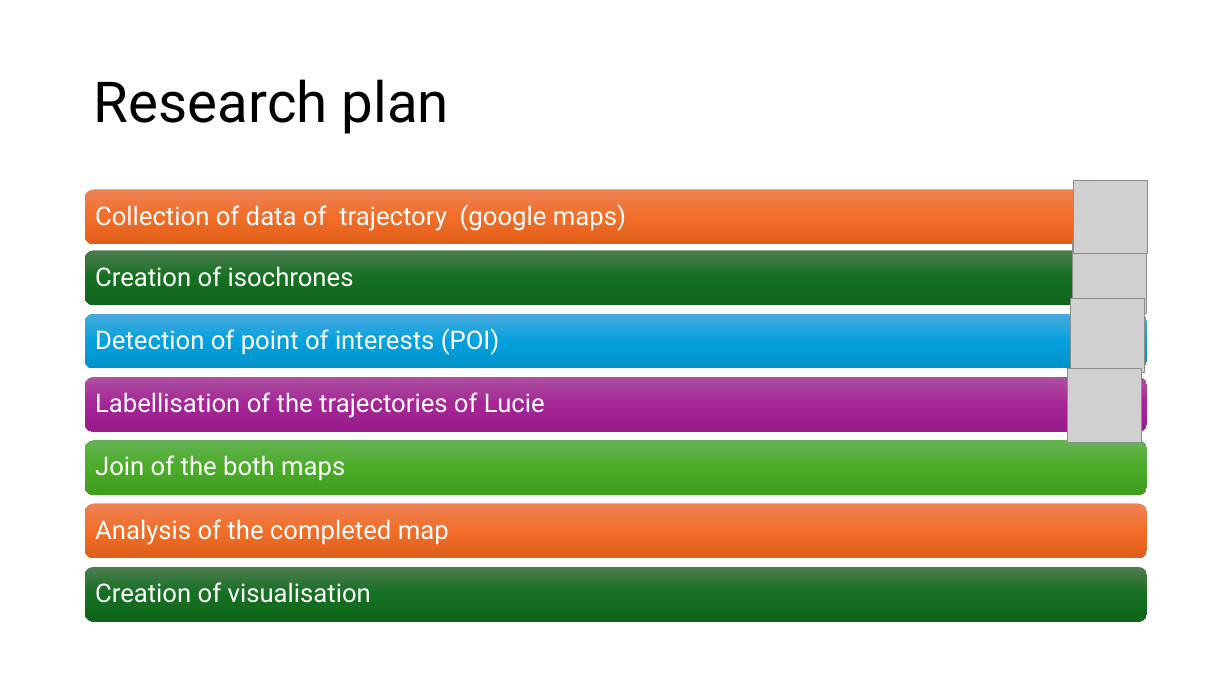
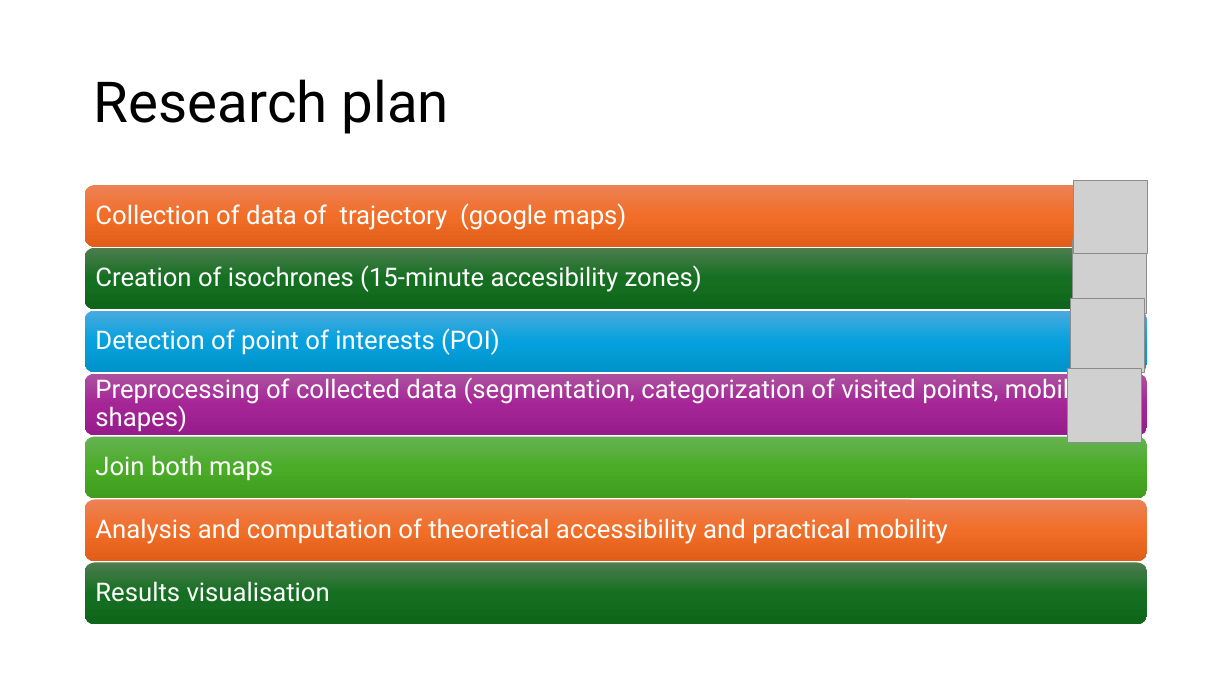
Before and after one commit to nono2001geek/Semester_Project_Lucie_No-mie, a slide deck: slide 7 of The 15-Minute City in Practice.pptx (slide 5 before the commit). Drawn at 1232x693 pixels with LibreOffice and Linux fonts; fonts in the diff are those of the drawing; grey boxes stand for pictures. Boxes give left, top, right and bottom in pixels: in the first picture for what was removed or moved away, otherwise in the second. Text is boxed around its words. In the diff, an @@ line names an element or a change of style, - is before the commit and + after.

Commit message:
ppt. and results

```diff
--- a/The 15-Minute City in Practice.pptx
+++ b/The 15-Minute City in Practice.pptx
@@ rounded rectangle: place and size @@
-rounded rectangle at [85,189,1148,244]
+rounded rectangle at [85,185,1148,247]
@@ rounded rectangle: place and size @@
-rounded rectangle at [85,250,1148,305]
+rounded rectangle at [85,248,1148,310]
@@ text at [95,265,702,292]: text changed @@
-Creation of isochrones
+Creation of isochrones (15-minute accesibility zones)
@@ rounded rectangle: place and size @@
-rounded rectangle at [85,313,1148,368]
+rounded rectangle at [85,311,1148,372]
@@ rounded rectangle: place and size @@
-rounded rectangle at [85,377,1148,432]
+rounded rectangle at [85,373,1148,435]
@@ text at [95,375,1096,432]: text changed @@
-Labellisation of the trajectories of Lucie
+Preprocessing of collected data (segmentation, categorization of visited points, mobility shapes)
@@ rounded rectangle: place and size @@
-rounded rectangle at [85,440,1148,494]
+rounded rectangle at [85,436,1148,498]
@@ text at [95,455,273,480]: text changed @@
-Join of the both maps
+Join both maps
@@ rounded rectangle: place and size @@
-rounded rectangle at [85,504,1148,558]
+rounded rectangle at [85,500,1148,562]
@@ text at [95,518,948,544]: text changed @@
-Analysis of the completed map
+Analysis and computation of theoretical accessibility and practical mobility
@@ rounded rectangle: place and size @@
-rounded rectangle at [85,567,1148,621]
+rounded rectangle at [85,563,1148,625]
@@ text at [95,581,330,601]: text changed @@
-Creation of visualisation
+Results visualisation
```
Also in this commit, not shown: 3 other slides changed, 6 slides added, 2 slides removed, 11 other files.
